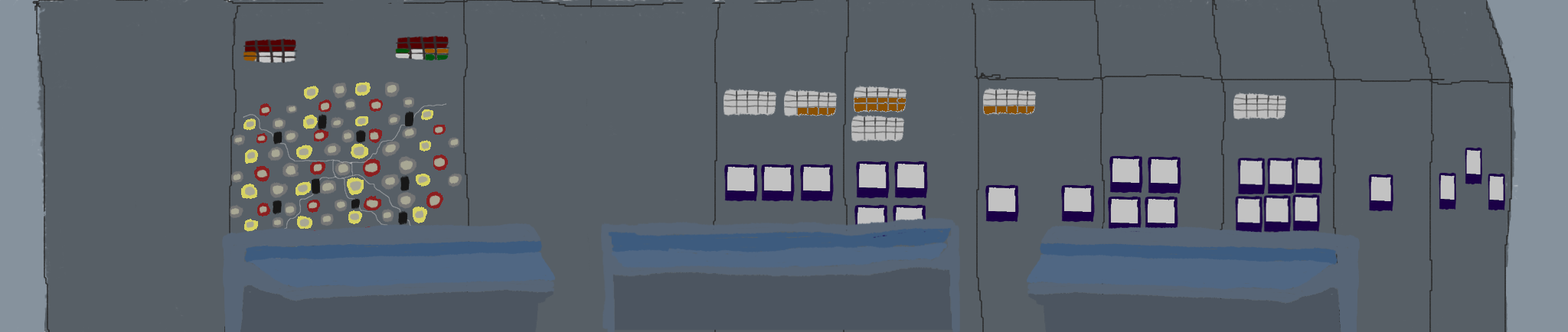
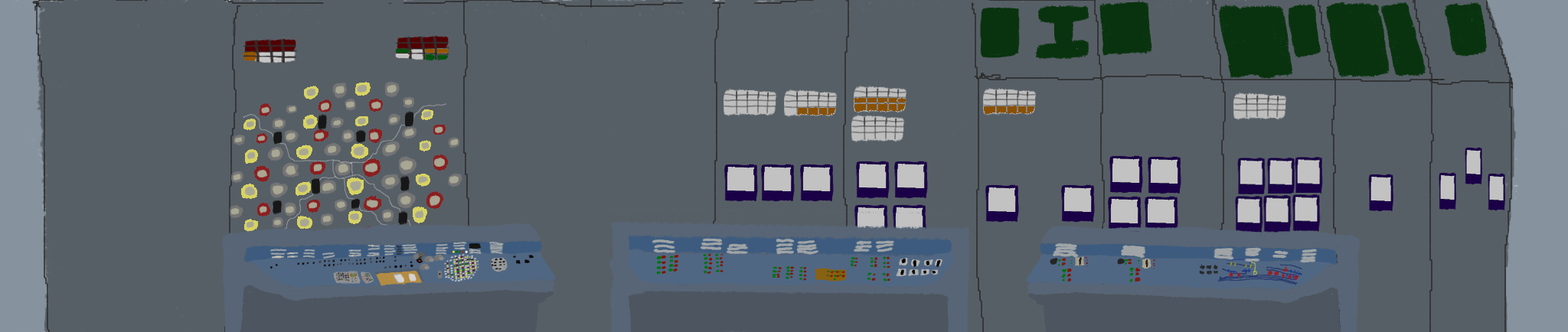
Two versions of the same layered image (1568 × 332). Layer-by-layer changes:
added layer "Paint Layer 6" above "Paint Layer 12" over [437, 243, 482, 283]
added layer "Paint Layer 12" above "Paint Layer 11" over [637, 208, 1318, 294]
added layer "Paint Layer 11" above "Paint Layer 8" over [980, 0, 1487, 80]
added layer "Paint Layer 8" (1st of 3) above "Paint Layer 8" over [343, 241, 490, 287]
added layer "Paint Layer 8" (2nd of 3) above "Paint Layer 8" over [387, 252, 437, 285]
added layer "Paint Layer 8" (3rd of 3) above "Paint Layer 10" over [401, 243, 451, 285]
added layer "Paint Layer 10" above "Paint Layer 9" over [343, 245, 441, 287]
added layer "Paint Layer 9" above "Paint Layer 7" over [269, 241, 534, 287]
added layer "Paint Layer 7" above "Paint Layer 4" over [392, 245, 534, 285]
painted on "Paint Layer 4" over [601, 208, 1087, 332]
painted on "Paint Layer 2" (1st of 2) over [833, 208, 1318, 332]
painted on "Paint Layer 2" (2nd of 2) over [269, 208, 931, 332]
painted on "Paint Layer 3" (2nd of 6) over [1228, 68, 1294, 80]
painted on "Paint Layer 3" (3rd of 6) over [980, 19, 1078, 60]
painted on "Paint Layer 1 Merged" (23rd of 23) over [269, 0, 1487, 332]
